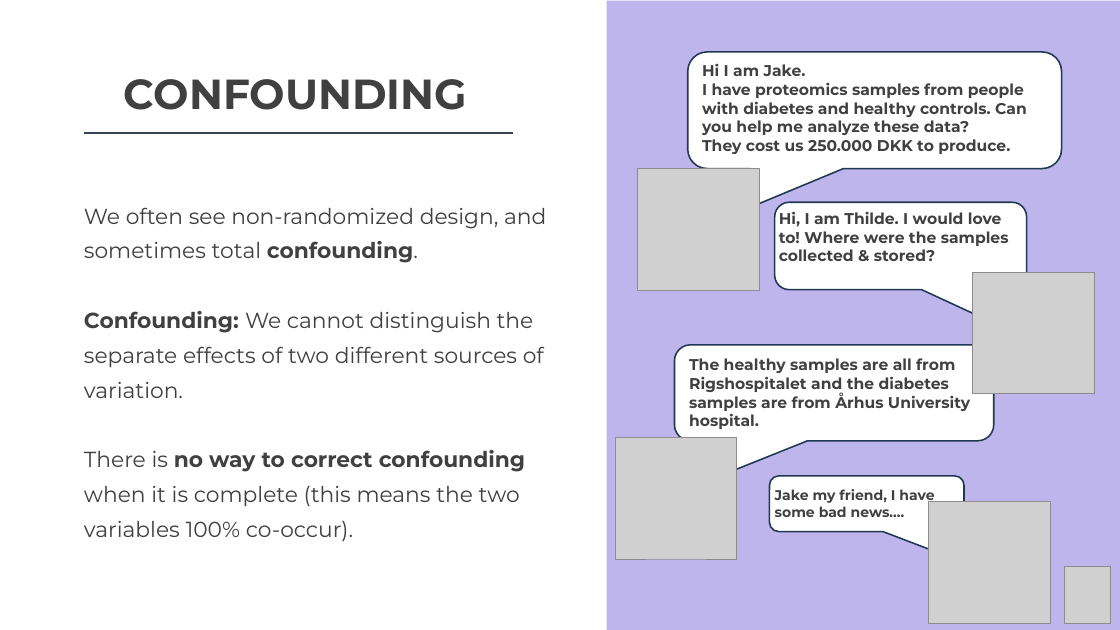
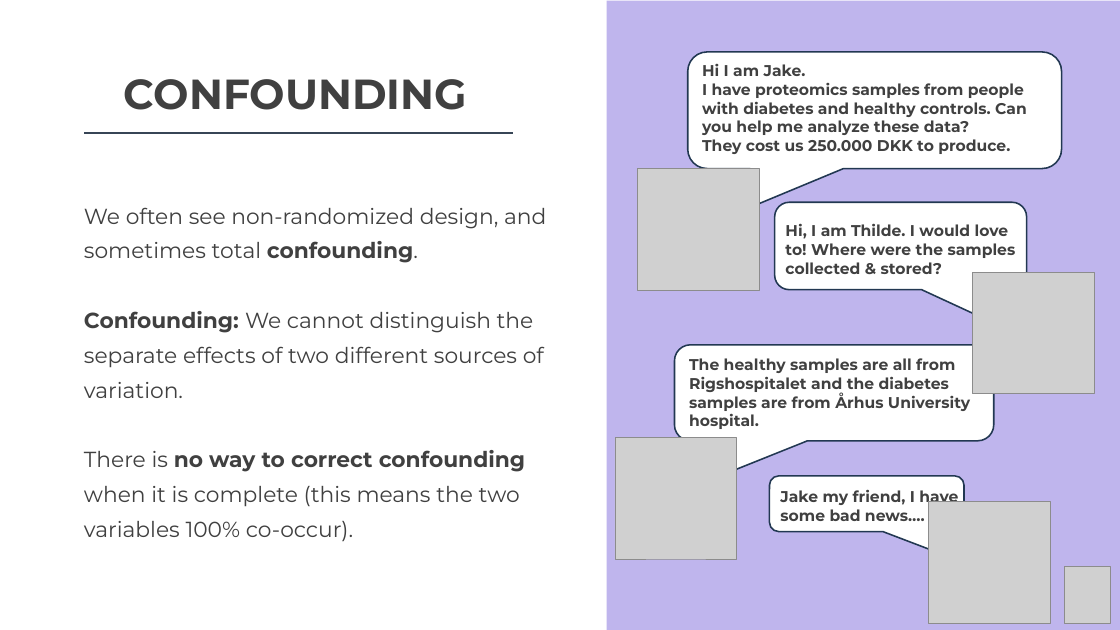
Before and after one commit to Center-for-Health-Data-Science/Foundations-of-Health-Data-Science, a slide deck: slide 11 of Slides/FHDS_Data_Collection_Part1.pptx. Drawn at 1120x630 pixels with LibreOffice and Linux fonts; fonts in the diff are those of the drawing; grey boxes stand for pictures. Boxes give left, top, right and bottom in pixels: in the first picture for what was removed or moved away, otherwise in the second. Text is boxed around its words. In the diff, an @@ line names an element or a change of style, - is before the commit and + after.

Commit message:
slide show 1 updated, text cut and headers changed

```diff
--- a/Slides/FHDS_Data_Collection_Part1.pptx
+++ b/Slides/FHDS_Data_Collection_Part1.pptx
@@ text "Hi, I am Thilde. I ...": place and size @@
-text "Hi, I am Thilde. I ..." at box(779, 212, 1009, 261)
+text "Hi, I am Thilde. I ..." at box(785, 224, 1016, 274)
@@ text "Jake my friend, I have ..." at box(780, 488, 958, 521): size 18 to 20 pt @@
```
Also in this commit, not shown: 6 other slides changed, 1 other file.
